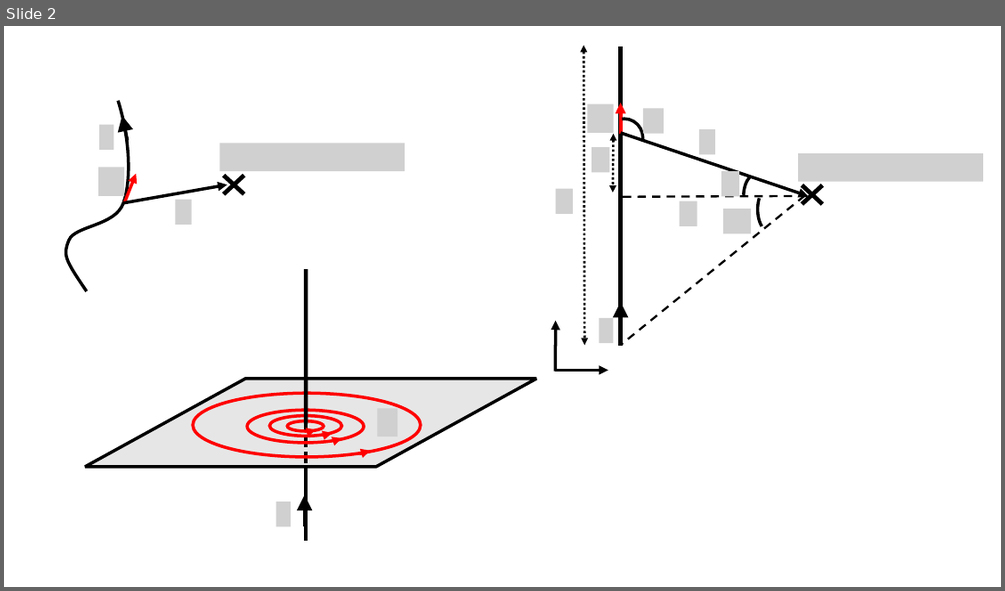
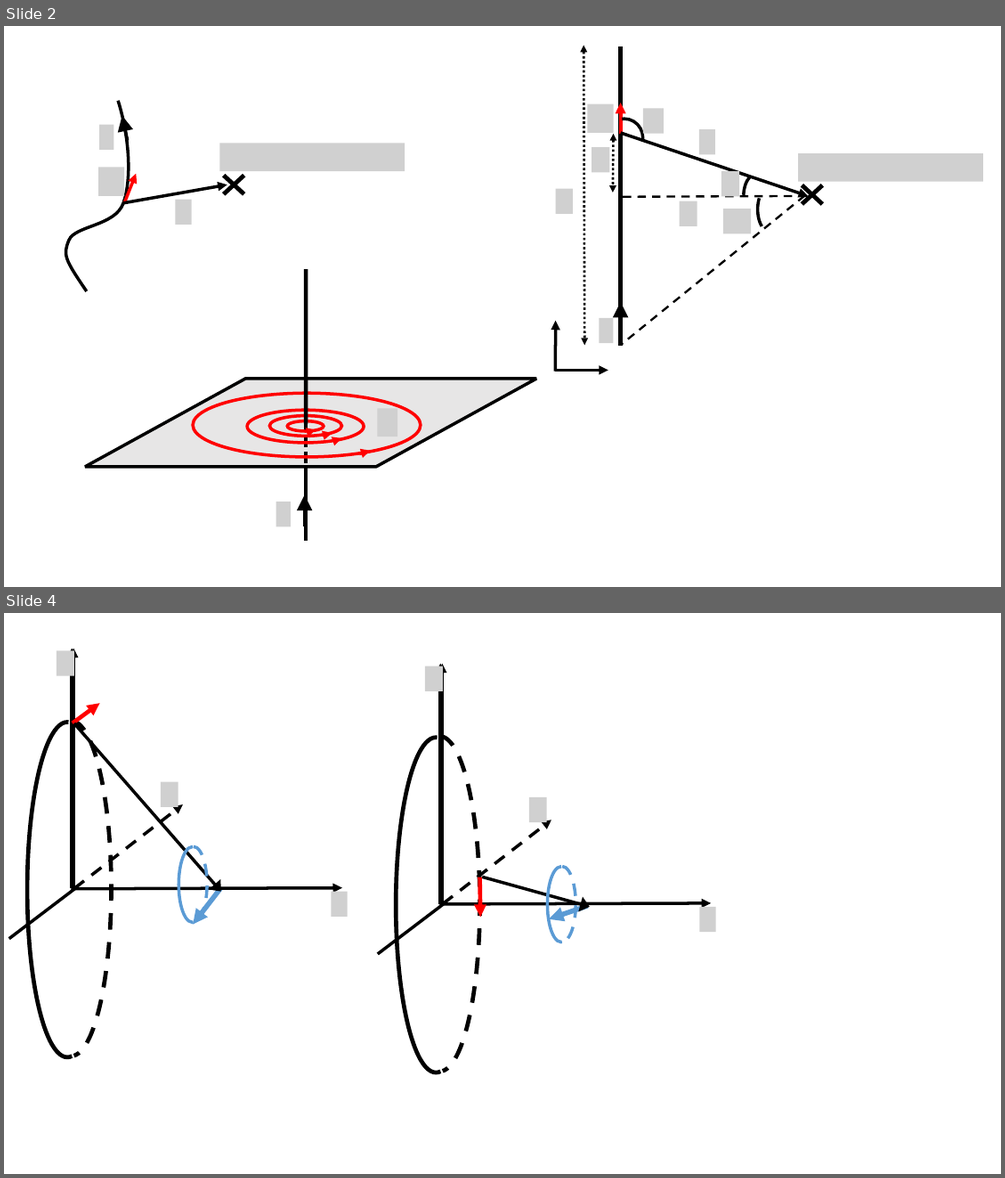
Before and after one commit to OSTP/PhysicsArtofModelling, a slide deck: tex/figures/MagneticSource/Figures.pptx. Shown one above the other, each under a label of ours: slide 2 before the commit, slides 2 and 4 after it; the slides between them are not shown. The pictures are 1005x591 and 1005x1178 pixels, drawn with LibreOffice and Linux fonts; fonts in the diff are those of the drawing; grey boxes stand for pictures; background and template pictures are left out. Boxes give left, top, right and bottom in pixels: in the first picture for what was removed or moved away, otherwise in the second. Text is boxed around its words. In the diff, an @@ line names an element or a change of style, - is before the commit and + after.

```diff
--- a/tex/figures/MagneticSource/Figures.pptx
+++ b/tex/figures/MagneticSource/Figures.pptx
@@ slide 4 added at (4,613,1001,1174), background #FFFFFF @@
@@ arrow added from (441, 904) to (441, 664), #000000 3 pt @@
@@ arrow added from (442, 904) to (442, 664), #000000 3 pt @@
@@ picture added at (425,666,443,691) @@
@@ arc (boxed as its full ellipse) added at (396,737,476,1072), outline #000000 4 pt @@
@@ arc (boxed as its full ellipse) added at (399,737,479,1071), outline #000000 4 pt dashed @@
@@ picture added at (529,797,546,822) @@
@@ arrow added from (443, 904) to (551, 820), #000000 3 pt dashed @@
@@ group added at (9,648,348,1057): 7 arrows, 4 arc (boxed as its full ellipse)s, 3 pictures, 1 line @@
@@ arrow added from (479, 877) to (480, 916), #FF0000 4 pt @@
@@ arrow added from (483, 877) to (590, 907), #000000 3 pt @@
@@ arc (boxed as its full ellipse) added at (548,867,574,942), outline #5B9BD5 3 pt @@
@@ arc (boxed as its full ellipse) added at (549,867,575,942), outline #5B9BD5 3 pt dashed @@
@@ line added from (443, 904) to (378, 954), #000000 3 pt @@
@@ arrow added from (440, 904) to (711, 903), #000000 3 pt @@
@@ arrow added from (587, 906) to (549, 919), #5B9BD5 4.75 pt @@
@@ picture added at (699,907,716,933) @@
```
Also in this commit, not shown: 1 slide changed, 3 other slides added, 7 other files.
